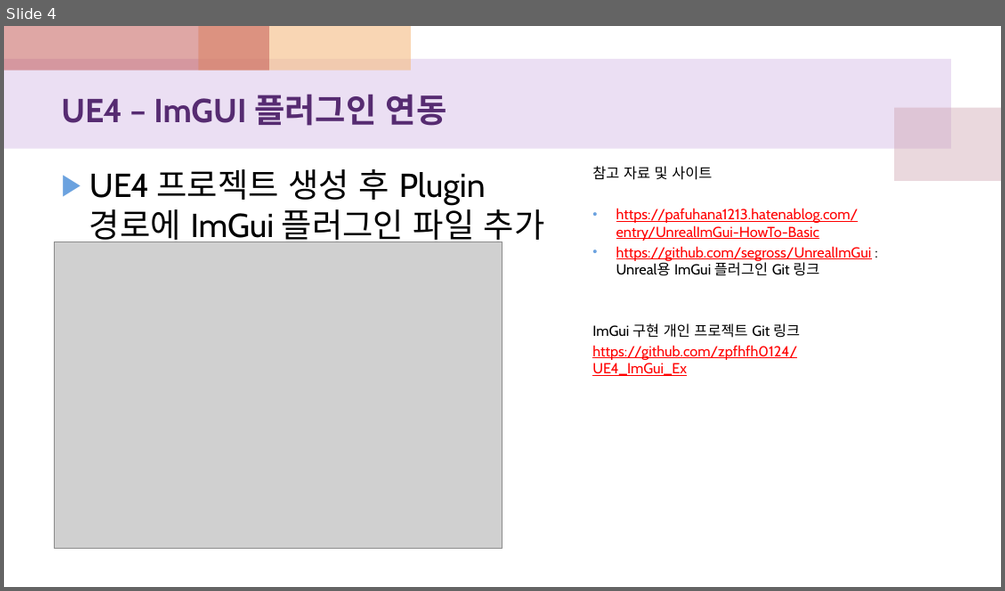
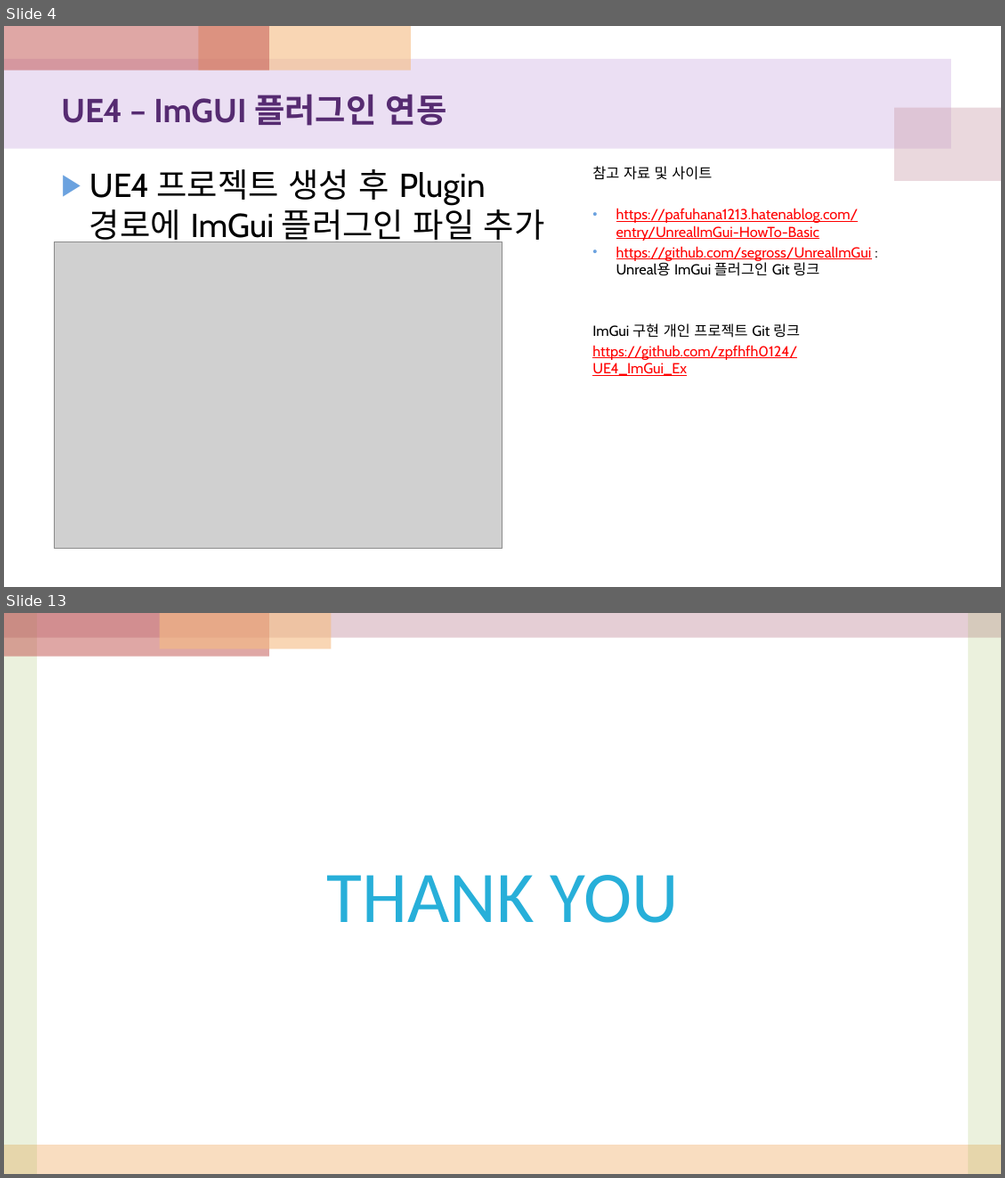
Before and after one commit to zpfhfh0124/UE4_ImGui_Ex, a slide deck: UE4_ImGui_실습.pptx. Shown one above the other, each under a label of ours: slide 4 before the commit, slides 4 and 13 after it; the slides between them are not shown. The pictures are 1005x591 and 1005x1178 pixels, drawn with LibreOffice and Linux fonts; fonts in the diff are those of the drawing; grey boxes stand for pictures. Boxes give left, top, right and bottom in pixels: in the first picture for what was removed or moved away, otherwise in the second. Text is boxed around its words. In the diff, an @@ line names an element or a change of style, - is before the commit and + after.

```diff
--- a/UE4_ImGui_실습.pptx
+++ b/UE4_ImGui_실습.pptx
@@ slide 13 added at <box>4,613,1001,1174</box>, background #FFFFFF @@
@@ rectangle added at <box>4,613,1001,638</box>, fill #CC9EAC at 50% opacity @@
@@ rectangle added at <box>4,613,37,1174</box>, fill #9BBB59 at 20% opacity @@
@@ rectangle added at <box>4,613,269,657</box>, fill #C0504D at 50% opacity @@
@@ rectangle added at <box>160,613,331,649</box>, fill #F5BC83 at 60% opacity @@
@@ rectangle added at <box>968,613,1001,1174</box>, fill #9BBB59 at 20% opacity @@
@@ text added at <box>327,875,679,923</box>, 70 pt, text #27AFD9 @@
+THANK YOU
@@ rectangle added at <box>4,1144,1001,1174</box>, fill #F5BC83 at 50% opacity @@
```
Also in this commit, not shown: 1 slide changed, 7 other slides added, 1 other file.
